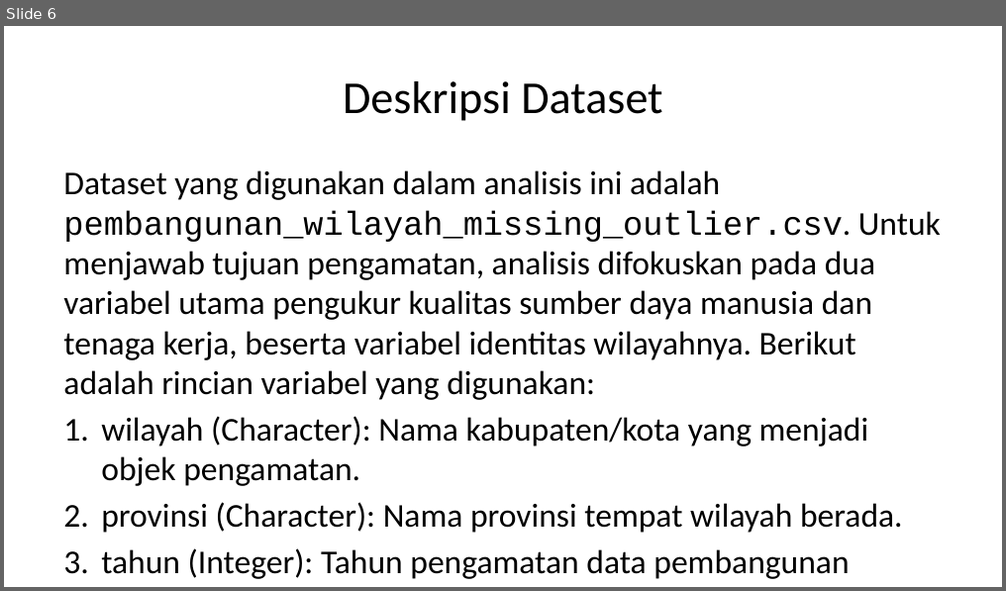
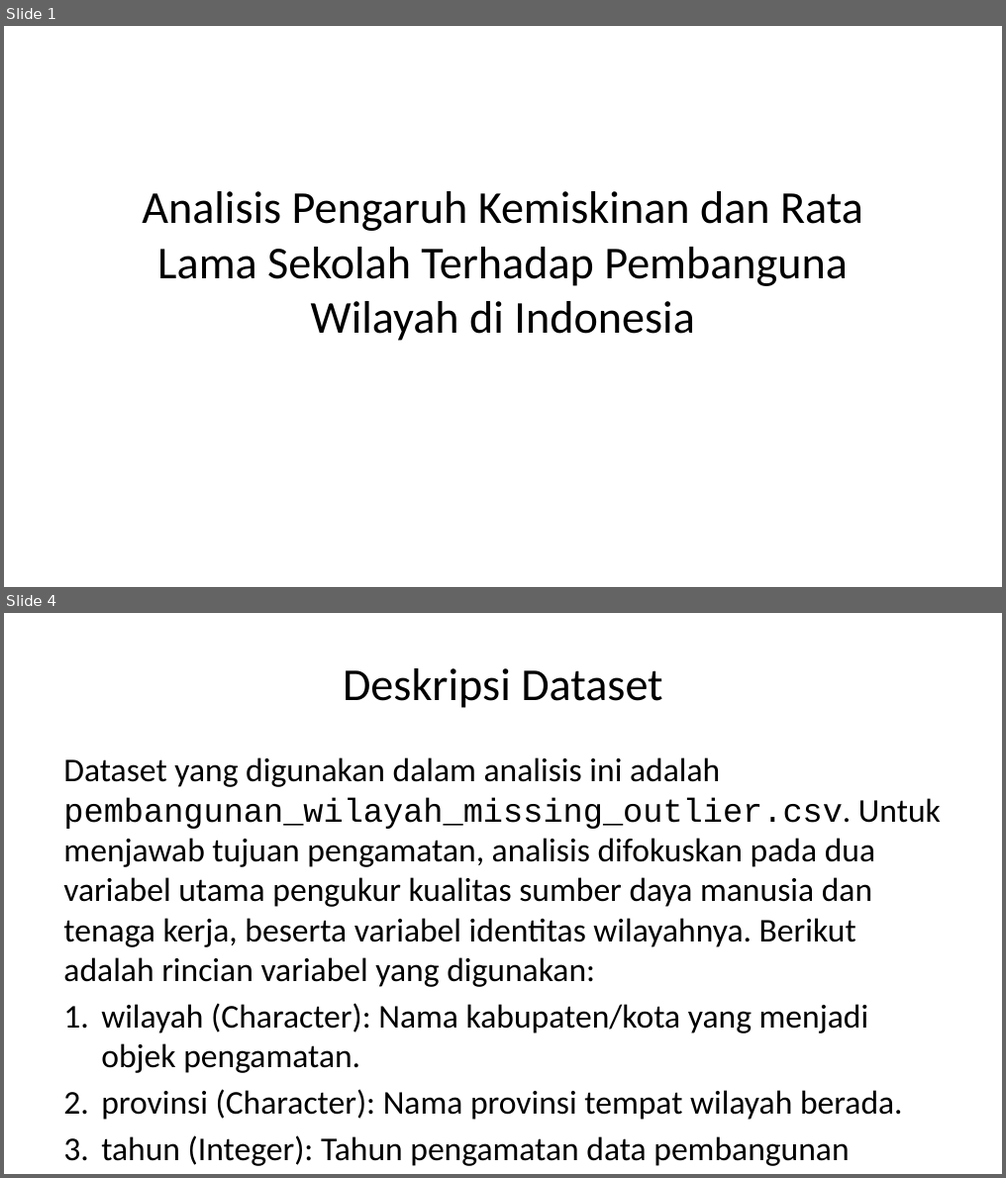
Before and after one commit to inbloom21/probstatproyekakhir, a slide deck: dokumen/PPT-Laporan.pptx. Shown one above the other, each under a label of ours: slide 6 before the commit, slides 1 and 4 after it; the slides between them are not shown. The pictures are 1006x591 and 1006x1178 pixels, drawn with LibreOffice and Linux fonts; fonts in the diff are those of the drawing. Boxes give left, top, right and bottom in pixels: in the first picture for what was removed or moved away, otherwise in the second. Text is boxed around its words. In the diff, an @@ line names an element or a change of style, - is before the commit and + after.

```diff
--- a/dokumen/PPT-Laporan.pptx
+++ b/dokumen/PPT-Laporan.pptx
@@ slide 1 added at box(4, 26, 1002, 587), background #FFFFFF @@
@@ title added at box(142, 191, 863, 341), 33 pt, text #000000 @@
+Analisis Pengaruh Kemiskinan dan Rata Lama Sekolah Terhadap Pembanguna Wilayah di Indonesia
@@ what was slide 6 is now slide 4 @@
```
Also in this commit, not shown: 3 slides changed, 4 slides removed, 2 other files.
